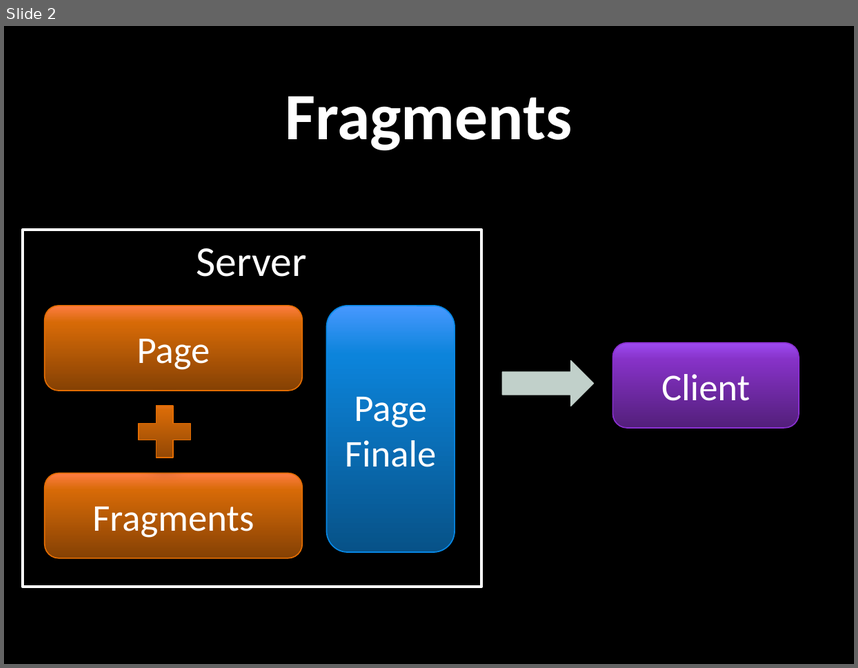
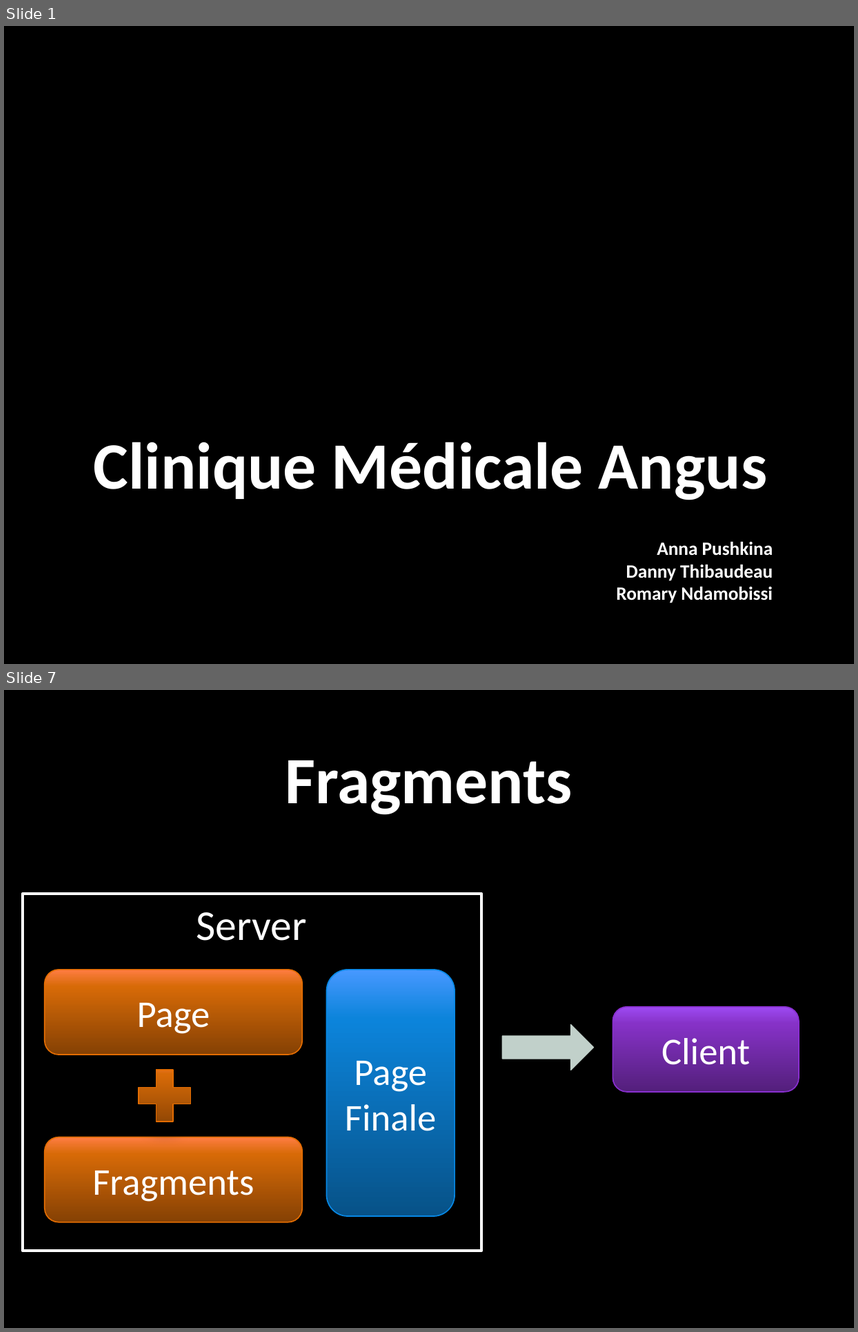
Before and after one commit to cobreti/INF777, a slide deck: Documents/Présentation.pptx. Shown one above the other, each under a label of ours: slide 2 before the commit, slides 1 and 7 after it; the slides between them are not shown. The pictures are 858x668 and 858x1332 pixels, drawn with LibreOffice and Linux fonts; fonts in the diff are those of the drawing; background and template pictures are left out. Boxes give left, top, right and bottom in pixels: in the first picture for what was removed or moved away, otherwise in the second. Text is boxed around its words. In the diff, an @@ line names an element or a change of style, - is before the commit and + after.

```diff
--- a/Documents/Présentation.pptx
+++ b/Documents/Présentation.pptx
@@ slide 1 added at bbox=[4, 26, 854, 664], background picture (left out) @@
@@ title added at bbox=[94, 441, 767, 500], 56 pt, text #FFFFFF, bold @@
+Clinique Médicale Angus
@@ subtitle added at bbox=[616, 541, 773, 603], 16 pt, text #FFFFFF, bold @@
+Anna Pushkina
+Danny Thibaudeau
+Romary Ndamobissi
@@ what was slide 2 is now slide 7 @@
```
Also in this commit, not shown: 5 other slides added, 1 slide removed.
